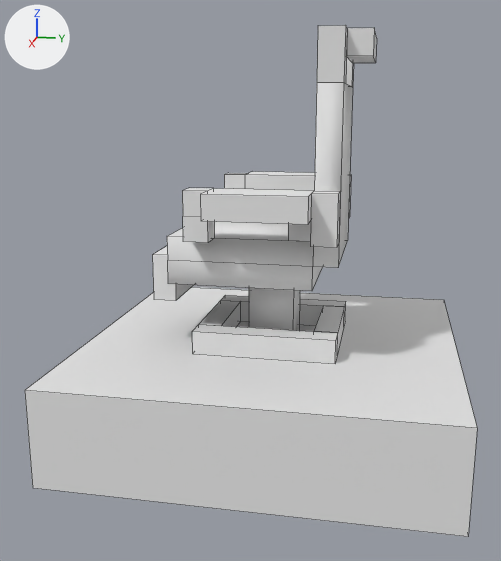
Two versions of the OBJ model mods/nv_ships/models/seat.obj, one commit apart.
Camera for both pictures: a 50 mm camera at (1.865, 0.304, 0.314) aimed at (0.04, -0.061, -0.142). The axes (+X, +Y, +Z) are drawn at upper left. The lights are the same throughout. Mesh edges are drawn as thin lines. Where no turn or scale is listed for an object, it has been applied to the vertices. Vertices at the same position are counted once.

The scene before the commit, as lines of its bpy script (objects in view):
```python
me_cube_001 = bpy.data.meshes.new('Cube.001')
me_cube_001.from_pydata(...)  # 136 vertices, 126 faces; spans x -0.5..0.5, y -0.5..0.5, z -0.563..0.5
me_cube_001.materials.append(mat_none)  # white #e7e7e7
ob_cube_001 = bpy.data.objects.new('Cube.001', me_cube_001)
ob_cube_001.location = (0.0, 0.0, 0.0)
```
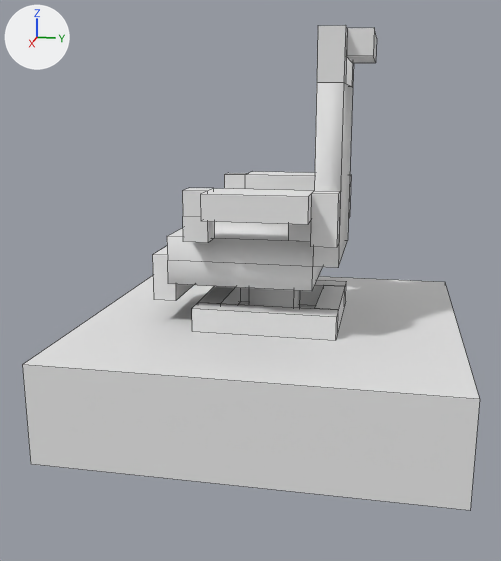
Changed parts and their boxes [x1, y1, x2, y2] in the pictures (501 x 561 px; the box of a moved part takes in the faces that stretch with it):
'Cube.001', reshaped
    before: [25, 25, 477, 537]
    after: [22, 25, 480, 510]
part 1 of me_cube_001, moved or reshaped
    before: [192, 295, 346, 364]
    after: [192, 280, 346, 340]
part 2 of me_cube_001, moved or reshaped
    before: [25, 287, 477, 537]
    after: [22, 275, 480, 510]

The edits, one by one:
me_cube_001 has 136 vertices, 126 faces and spans x -0.5..0.5, y -0.5..0.5, z -0.563..0.5.
me_cube_001 is used by ob_cube_001; location (0.0, 0.0, 0.0).
me_cube_001 part 1: the loose piece of 24 vertices spanning x -0.188..0.188, y -0.188..0.187, z -0.312..-0.25 is moved by (0.0, 0.0, 0.063).
me_cube_001 part 2: the loose piece of 8 vertices spanning x -0.5..0.5, y -0.5..0.5, z -0.563..-0.312 is moved by (0.0, 0.0, 0.063).
